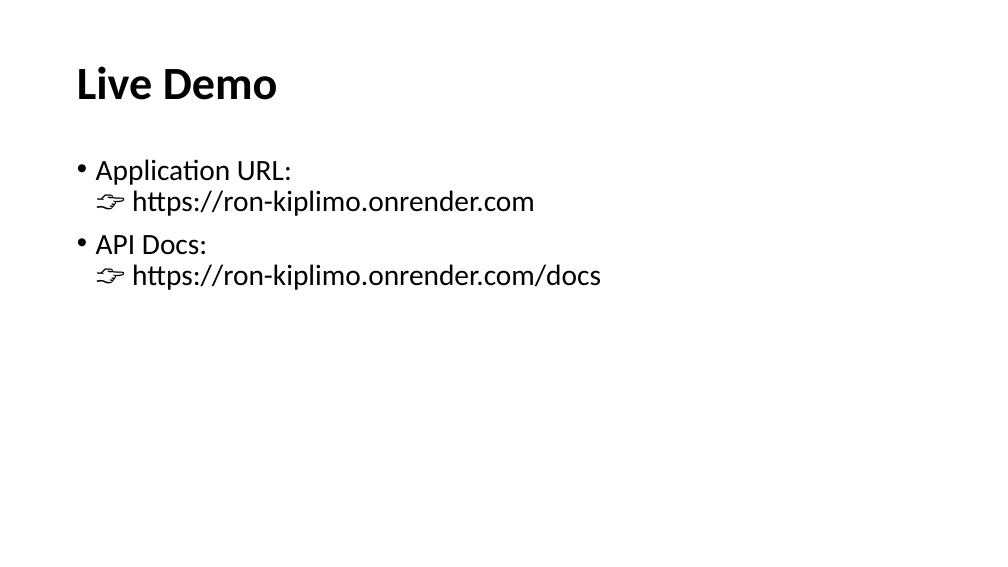
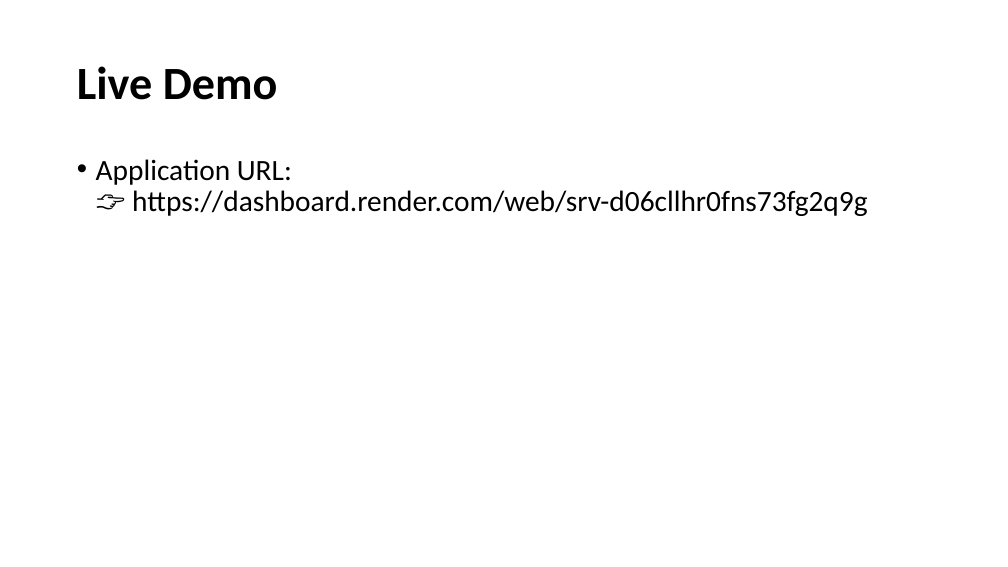
Before and after one commit to ron-kiplimo/health_info_system, a slide deck: slide 7 of Health Information System Presentation.pptx (slide 8 before the commit). Drawn at 1008x567 pixels with LibreOffice and Linux fonts; fonts in the diff are those of the drawing. Boxes give left, top, right and bottom in pixels: in the first picture for what was removed or moved away, otherwise in the second. Text is boxed around its words. In the diff, an @@ line names an element or a change of style, - is before the commit and + after.

```diff
--- a/Health Information System Presentation.pptx
+++ b/Health Information System Presentation.pptx
@@ text at box(96, 159, 867, 216): text changed @@
-• Application URL:
-  👉 https://ron-kiplimo.onrender.com
-• API Docs:
-  👉 https://ron-kiplimo.onrender.com/docs
+• Application URL:
+  👉 https://dashboard.render.com/web/srv-d06cllhr0fns73fg2q9g
```
Also in this commit, not shown: 1 slide removed.
